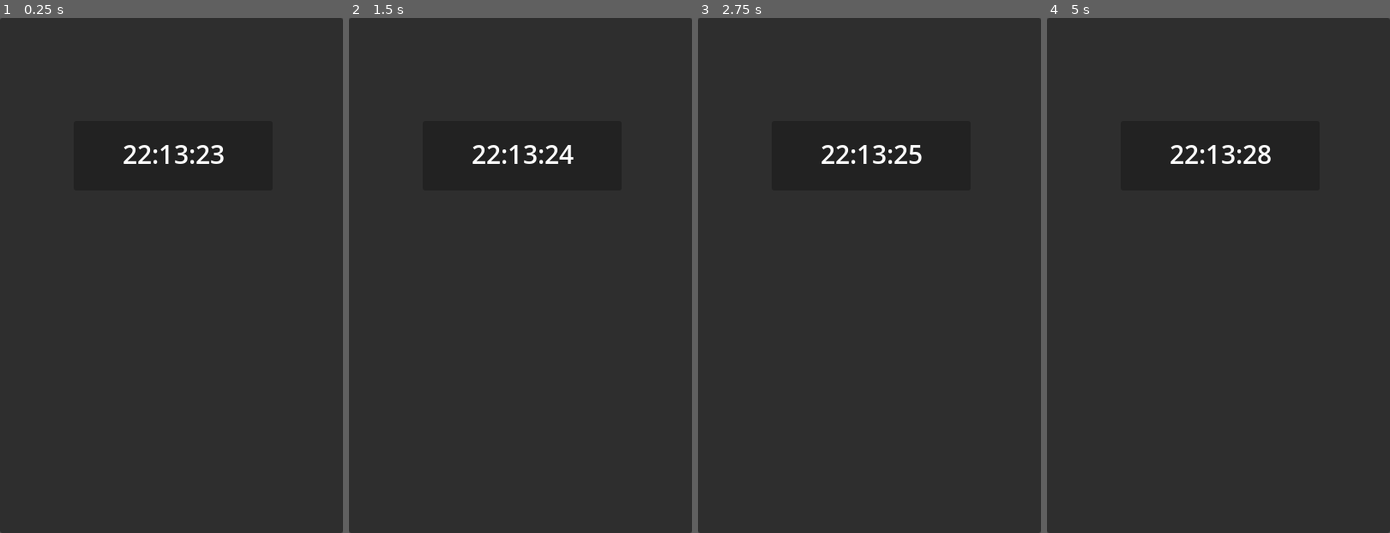
Above: before the commit, frames 1-4 (left to right).
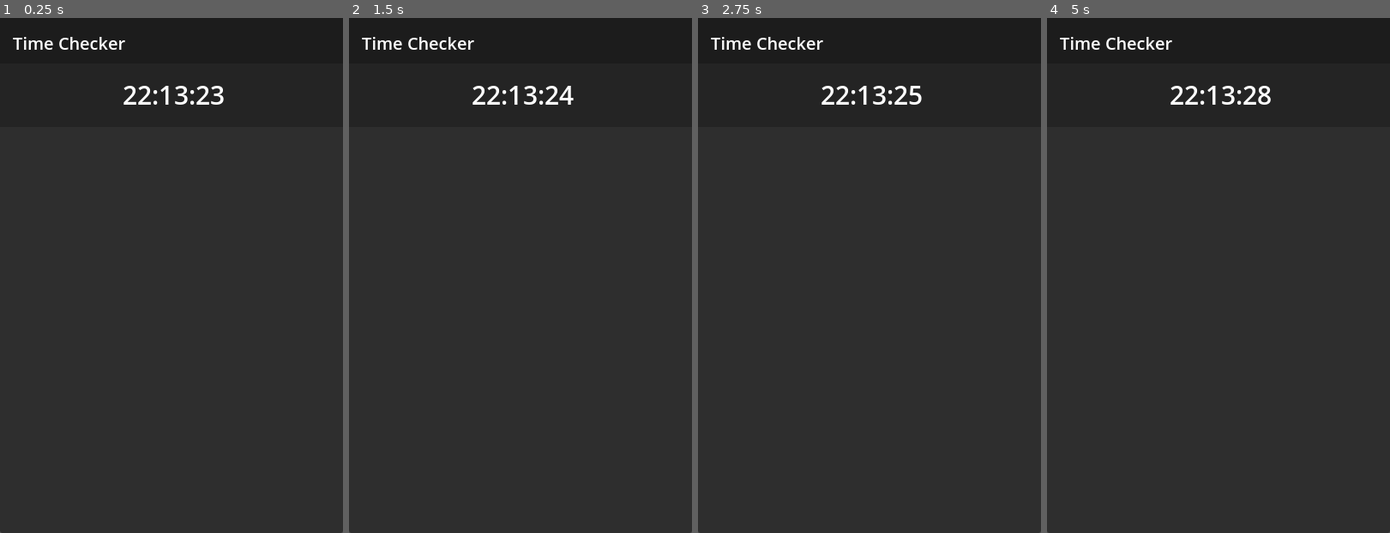
Above: after the commit, the same moments.

Repository: JellyLion/Time-Check
Game: Godot game, scene res://Main.tscn
Two runs of this game, one before a commit and one after it. Both use one fixed random seed, a clock stepped at 60 frames per second and the inputs below.
Inputs (mouse positions are in pixels of both pictures, inside the frame that each line leads up to):
- Up to frame 1 (0.25 s): no input
- Up to frame 2 (1.5 s): tap Enter at 0.5 s; move the mouse to (595, 249) at 0.52 s; click (595, 249) at 0.67 s; tap Space at 1.25 s; drag from (451, 301) to (503, 378) at 1.27 s
- Up to frame 3 (2.75 s): move the mouse to (903, 162) at 2.02 s; click (903, 162) at 2.17 s
- Up to frame 4 (5 s): tap Enter at 2.75, 4.25 s; drag from (1201, 378) to (1115, 198) at 2.77 s; tap Space at 3.5 s; move the mouse to (1321, 352) at 3.52 s; click (1321, 352) at 3.67 s; drag from (1115, 198) to (1167, 146) at 4.27 s

The runs differ from the first frame. In frame 1, 1.2% of the frame differs, in the area x 0-100%, y 0-29%; in frame 2, 1.2%; in frame 3, 1.2%; in frame 4, 1.2%.

Commit message:
Added title, another panel and imported scripts

Diff:
--- a/Main.tscn
+++ b/Main.tscn
@@ -1,9 +1,20 @@
-[gd_scene load_steps=3 format=3 uid="uid://cvgqg6s3y13c3"]
+[gd_scene load_steps=7 format=3 uid="uid://cvgqg6s3y13c3"]
 
-[ext_resource type="Script" path="res://CurrentTime.gd" id="2_m1bxy"]
+[ext_resource type="Script" path="res://Scripts/CurrentTime.gd" id="2_m1bxy"]
+
+[sub_resource type="Theme" id="Theme_vm6yq"]
 
 [sub_resource type="LabelSettings" id="LabelSettings_5l5r6"]
 font_size = 30
+
+[sub_resource type="StyleBoxFlat" id="StyleBoxFlat_vw2tk"]
+bg_color = Color(0.111197, 0.111197, 0.111197, 1)
+
+[sub_resource type="StyleBoxFlat" id="StyleBoxFlat_1uk3a"]
+bg_color = Color(0.140447, 0.140447, 0.140447, 1)
+
+[sub_resource type="LabelSettings" id="LabelSettings_hnw34"]
+font_size = 20
 
 [node name="Main" type="Control"]
 layout_mode = 3
@@ -13,26 +24,44 @@
 grow_horizontal = 2
 grow_vertical = 2
 
-[node name="Panel" type="Panel" parent="."]
+[node name="Background" type="Panel" parent="."]
 layout_mode = 0
 offset_right = 400.0
 offset_bottom = 600.0
+theme = SubResource("Theme_vm6yq")
 
-[node name="CurrentTime" type="Label" parent="Panel"]
+[node name="CurrentTime" type="Label" parent="Background"]
 top_level = true
 layout_mode = 0
 offset_left = 75.0
-offset_top = 125.0
+offset_top = 56.0
 offset_right = 331.0
-offset_bottom = 192.0
+offset_bottom = 123.0
 label_settings = SubResource("LabelSettings_5l5r6")
 horizontal_alignment = 1
 vertical_alignment = 1
 script = ExtResource("2_m1bxy")
 
-[node name="Panel" type="Panel" parent="Panel"]
+[node name="TitlePanel" type="Panel" parent="Background"]
 layout_mode = 0
-offset_left = 85.9
-offset_top = 119.515
-offset_right = 317.9
-offset_bottom = 200.515
+offset_right = 400.0
+offset_bottom = 53.0
+theme_override_styles/panel = SubResource("StyleBoxFlat_vw2tk")
+
+[node name="TitlePanel2" type="Panel" parent="Background"]
+layout_mode = 0
+offset_top = 53.0
+offset_right = 400.0
+offset_bottom = 126.65
+theme_override_styles/panel = SubResource("StyleBoxFlat_1uk3a")
+
+[node name="Title" type="Label" parent="Background"]
+top_level = true
+layout_mode = 2
+offset_left = 15.0
+offset_top = 4.0
+offset_right = 212.0
+offset_bottom = 55.0
+text = "Time Checker"
+label_settings = SubResource("LabelSettings_hnw34")
+vertical_alignment = 1
--- /dev/null
+++ b/Scenes/CustomTransparentButton.gd
@@ -0,0 +1,31 @@
+extends TextureButton
+
+
+func _ready() -> void:
+	connect("mouse_entered", self, "mouse_entered")
+	connect("mouse_exited", self, "mouse_exited")
+	connect("toggled", self, "on_toggled")
+	update_colours()
+
+
+func update_colours() -> void:
+	if pressed:
+		modulate = Defaults.btn_active_colour
+	else:
+		modulate = Defaults.btn_inactive_colour
+
+
+func mouse_entered() -> void:
+	modulate = Defaults.btn_active_colour
+
+
+func mouse_exited() -> void:
+	if !pressed:
+		modulate = Defaults.btn_inactive_colour
+
+
+func on_toggled(really : bool) -> void:
+	if really:
+		modulate = Defaults.btn_active_colour
+	else:
+		modulate = Defaults.btn_inactive_colour
--- /dev/null
+++ b/Scenes/TopArea.gd
@@ -0,0 +1,122 @@
+extends Control
+
+var dragging : = false
+var mouse_drag_beg : Vector2
+var orig_position : Vector2
+var drag_amount : Vector2
+
+var initial_mouse_pos : Vector2
+
+var maximized : bool = false
+var minimized_size : Vector2
+var minimized_pos : Vector2
+
+var offset : Vector2
+
+func _ready() -> void:
+	if OS.get_borderless_window() == false:
+		$Right/Maximize.hide()
+		$Right/Minimuze.hide()
+		$Right/Exit.hide()
+		set_process_input(false)
+
+	connect_signals()
+	var res = load(Defaults.TIMETRACKS_SAVE_PATH + Defaults.TIMETRACKS_SAVE_NAME)	# TODO: access this resource
+
+
+func connect_signals() -> void:
+	connect("mouse_entered", self, "_on_mouse_entered")
+	connect("mouse_exited", self, "_on_mouse_exited")
+	Defaults.connect("view_changed", self, "on_view_changed")
+	Defaults.connect("update_view_info", self, "on_update_view_info")
+
+
+func _on_mouse_entered() -> void:
+	if OS.get_borderless_window() == true:
+		set_process_input(true)
+
+func _on_mouse_exited() -> void:
+	set_process_input(false)
+
+func _input(event: InputEvent) -> void:
+	if event is InputEventMouseButton:
+		initial_mouse_pos = get_global_mouse_position()
+		if event.pressed:
+			offset = get_global_mouse_position()
+		else:
+			offset = Vector2()
+	if event is InputEventMouseMotion and offset != Vector2():
+		if OS.window_maximized:
+			offset *=  Defaults.settings_res.minimized_window_size.x / OS.get_window_size().x
+			$Right/Maximize.pressed = false
+		OS.set_window_position(OS.get_window_position() + event.get_global_position() - offset)
+
+
+func _on_Minimuze_pressed() -> void:
+	OS.window_minimized = true
+
+
+func _on_Exit_pressed() -> void:
+	Defaults.quit()
+
+
+func _on_Maximize_toggled(button_pressed: bool) -> void:
+	if button_pressed:
+		Defaults.settings_res.minimized_window_size = OS.window_size
+		Defaults.settings_res.minimized_window_position = OS.window_position
+		Defaults.settings_res.window_maximized = true
+		Defaults.save_settings_resource()
+		OS.window_maximized = button_pressed
+	else:
+		OS.window_maximized = false
+		Defaults.settings_res.window_maximized = false
+		OS.window_size = Defaults.settings_res.minimized_window_size
+		OS.window_position = Defaults.settings_res.minimized_window_position
+		Defaults.save_settings_resource()
+
+
+func change_window_title(_name : String) -> void:
+	$Left/ViewLabel.text = _name
+#	$Tween.stop_all()
+#	$Tween.interpolate_property($Right/ViewLabel, "percent_visible", $Right/ViewLabel.percent_visible, 0.0, 0.5, Tween.TRANS_LINEAR, Tween.EASE_OUT, 0.0)
+#	$Tween.interpolate_property($Right/ViewLabel, "percent_visible", 0.0, 1.0, 0.5, Tween.TRANS_LINEAR, Tween.EASE_OUT, 0.5)
+#	$Tween.start()
+#	yield(get_tree().create_timer(0.5), "timeout")
+#	$Right/ViewLabel.text = _name
+
+
+# IMPORTANT: This func sets up the top area according to how to the new view
+func on_view_changed(_name : String, _button : bool, _input_field : bool) -> void:
+	change_window_title(_name)
+	if _name == "Time tracking":
+		$Left/NewBtn.hide()
+		$Left/LineEdit.hide()
+	else:
+		$Left/LineEdit.visible = _input_field
+		$Left/NewBtn.visible = _button
+
+
+func _on_Button_pressed() -> void:
+	if Defaults.active_view_pointer and Defaults.active_view_pointer.has_method("on_new_top_bar_button"):
+		var message : Dictionary = {}
+		if $Left/LineEdit.text != "":
+			message.text = $Left/LineEdit.text
+			$Left/LineEdit.clear()
+		Defaults.active_view_pointer.on_new_top_bar_button(message)
+
+
+func _on_Shortcuts_shortcut_use() -> void:
+	_on_Button_pressed()
+
+
+func _on_Shortcuts_shortcut_focus() -> void:
+	if $Left/LineEdit.visible:
+		$Left/LineEdit.grab_focus()
+
+
+func on_update_view_info(text : String) -> void:
+	if text:
+		$Right/ViewInfoPanel.show()
+		$Right/ViewInfoPanel/ViewInfoLabel.text = text
+	else:
+		$Right/ViewInfoPanel.hide()
--- /dev/null
+++ b/Scripts/CustomTransparentButton.gd
@@ -0,0 +1,31 @@
+extends TextureButton
+#
+#
+#func _ready() -> void:
+	#connect("mouse_entered", self, "mouse_entered")
+	#connect("mouse_exited", self, "mouse_exited")
+	#connect("toggled", self, "on_toggled")
+	#update_colours()
+	#
+	#
+#func update_colours() -> void:
+	#if pressed:
+		#modulate = Defaults.btn_active_colour
+	#else:
+		#modulate = Defaults.btn_inactive_colour
+	#
+	#
+#func mouse_entered() -> void:
+	#modulate = Defaults.btn_active_colour
+	#
+	#
+#func mouse_exited() -> void:
+	#if !pressed:
+		#modulate = Defaults.btn_inactive_colour
+#
+#
+#func on_toggled(really : bool) -> void:
+	#if really:
+		#modulate = Defaults.btn_active_colour
+	#else:
+		#modulate = Defaults.btn_inactive_colour
--- /dev/null
+++ b/Scripts/TopArea.gd
@@ -0,0 +1,122 @@
+#extends Control
+#
+#var dragging : = false
+#var mouse_drag_beg : Vector2
+#var orig_position : Vector2
+#var drag_amount : Vector2
+#
+#var initial_mouse_pos : Vector2
+#
+#var maximized : bool = false
+#var minimized_size : Vector2
+#var minimized_pos : Vector2
+#
+#var offset : Vector2
+#
+#func _ready() -> void:
+	#if OS.get_borderless_window() == false:
+		#$Right/Maximize.hide()
+		#$Right/Minimuze.hide()
+		#$Right/Exit.hide()
+		#set_process_input(false)
+	#
+	#connect_signals()
+	#var res = load(Defaults.TIMETRACKS_SAVE_PATH + Defaults.TIMETRACKS_SAVE_NAME)	# TODO: access this resource
+		#
+		#
+#func connect_signals() -> void:
+	#connect("mouse_entered", self, "_on_mouse_entered")
+	#connect("mouse_exited", self, "_on_mouse_exited")
+	#Defaults.connect("view_changed", self, "on_view_changed")
+	#Defaults.connect("update_view_info", self, "on_update_view_info")
+		#
+		#
+#func _on_mouse_entered() -> void:
+	#if OS.get_borderless_window() == true:
+		#set_process_input(true)
+#
+#func _on_mouse_exited() -> void:
+	#set_process_input(false)
+#
+#func _input(event: InputEvent) -> void:
+	#if event is InputEventMouseButton:
+		#initial_mouse_pos = get_global_mouse_position()
+		#if event.pressed:
+			#offset = get_global_mouse_position()
+		#else:
+			#offset = Vector2()
+	#if event is InputEventMouseMotion and offset != Vector2():
+		#if OS.window_maximized:
+			#offset *=  Defaults.settings_res.minimized_window_size.x / OS.get_window_size().x
+			#$Right/Maximize.pressed = false
+		#OS.set_window_position(OS.get_window_position() + event.get_global_position() - offset)
+#
+#
+#func _on_Minimuze_pressed() -> void:
+	#OS.window_minimized = true
+#
+#
+#func _on_Exit_pressed() -> void:
+	#Defaults.quit()
+#
+#
+#func _on_Maximize_toggled(button_pressed: bool) -> void:
+	#if button_pressed:
+		#Defaults.settings_res.minimized_window_size = OS.window_size
+		#Defaults.settings_res.minimized_window_position = OS.window_position
+		#Defaults.settings_res.window_maximized = true
+		#Defaults.save_settings_resource()
+		#OS.window_maximized = button_pressed
+	#else:
+		#OS.window_maximized = false
+		#Defaults.settings_res.window_maximized = false
+		#OS.window_size = Defaults.settings_res.minimized_window_size
+		#OS.window_position = Defaults.settings_res.minimized_window_position
+		#Defaults.save_settings_resource()
+				#
+#
+#func change_window_title(_name : String) -> void:
+	#$Left/ViewLabel.text = _name
+##	$Tween.stop_all()
+##	$Tween.interpolate_property($Right/ViewLabel, "percent_visible", $Right/ViewLabel.percent_visible, 0.0, 0.5, Tween.TRANS_LINEAR, Tween.EASE_OUT, 0.0)
+##	$Tween.interpolate_property($Right/ViewLabel, "percent_visible", 0.0, 1.0, 0.5, Tween.TRANS_LINEAR, Tween.EASE_OUT, 0.5)
+##	$Tween.start()
+##	yield(get_tree().create_timer(0.5), "timeout")
+##	$Right/ViewLabel.text = _name
+#
+#
+## IMPORTANT: This func sets up the top area according to how to the new view
+#func on_view_changed(_name : String, _button : bool, _input_field : bool) -> void:
+	#change_window_title(_name)
+	#if _name == "Time tracking":
+		#$Left/NewBtn.hide()
+		#$Left/LineEdit.hide()
+	#else:
+		#$Left/LineEdit.visible = _input_field
+		#$Left/NewBtn.visible = _button
+#
+#
+#func _on_Button_pressed() -> void:
+	#if Defaults.active_view_pointer and Defaults.active_view_pointer.has_method("on_new_top_bar_button"):
+		#var message : Dictionary = {}
+		#if $Left/LineEdit.text != "":
+			#message.text = $Left/LineEdit.text
+			#$Left/LineEdit.clear()
+		#Defaults.active_view_pointer.on_new_top_bar_button(message)
+#
+#
+#func _on_Shortcuts_shortcut_use() -> void:
+	#_on_Button_pressed()
+#
+#
+#func _on_Shortcuts_shortcut_focus() -> void:
+	#if $Left/LineEdit.visible:
+		#$Left/LineEdit.grab_focus()
+#
+#
+#func on_update_view_info(text : String) -> void:
+	#if text:
+		#$Right/ViewInfoPanel.show()
+		#$Right/ViewInfoPanel/ViewInfoLabel.text = text
+	#else:
+		#$Right/ViewInfoPanel.hide()
Renamed: CurrentTime.gd -> Scripts/CurrentTime.gd
Renamed: Main.gd -> Scripts/Main.gd
